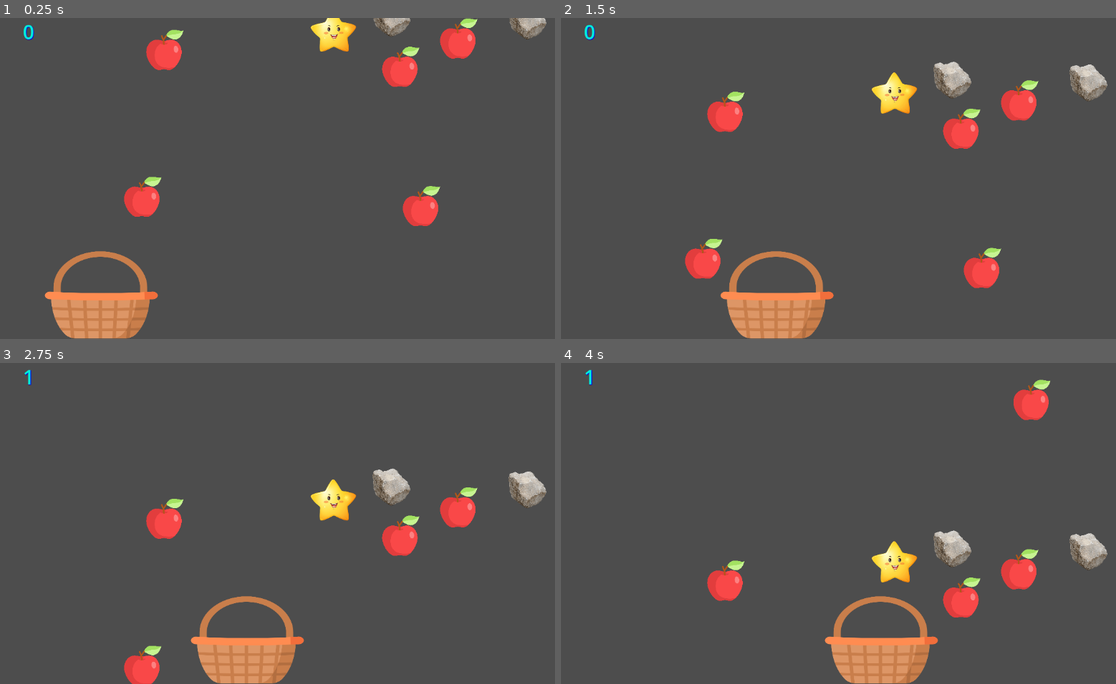
Above: before the commit, frames 1-4 (two rows, left to right).
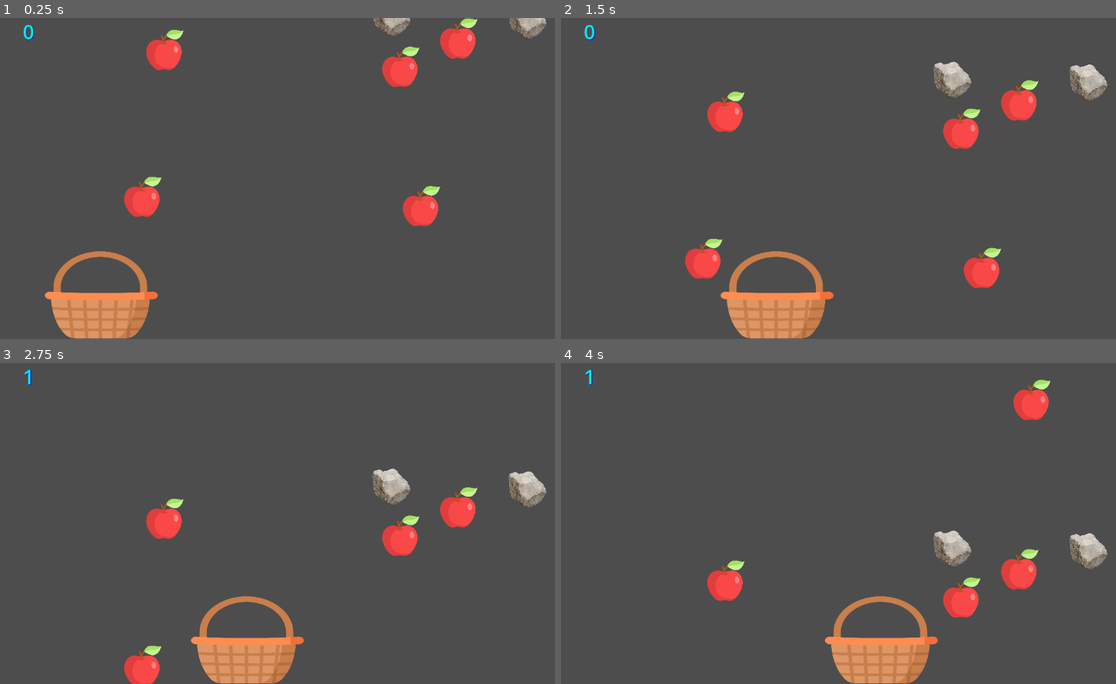
Above: after the commit, the same moments.

Repository: KhanakKRDS/apple_basket_2025
Game: Godot game, scene res://better_apples.tscn
The game is run twice, just before and just after one commit, with the same random seed, the same clock (stepped at 60 frames per second) and the same inputs.
Inputs:
- Up to frame 1 (0.25 s): no input
- Up to frame 2 (1.5 s): hold Right 0.53-1.28 s; hold Left from 1.28 s (still down)
- Up to frame 3 (2.75 s): release Left at 2.03 s; hold Right from 2.03 s (still down)
- Up to frame 4 (4 s): release Right at 3.53 s; hold Left from 3.53 s (still down)

The runs differ from the first frame. In frame 1, 0.6% of the frame differs, in the area x 56-65%, y 0-11%; in frame 2, 0.6%; in frame 3, 0.6%, in the area x 56-65%, y 36-50%; in frame 4, 0.6%.
Error after the commit: Invalid assignment of property or key 'visible' with value of type 'bool' on a base object of type 'int'. (res://star.gd:18)

Commit message:
still working on star visibility in every 60s

Diff:
--- a/apple-catcher/apple.gd
+++ b/apple-catcher/apple.gd
@@ -40,6 +40,7 @@
 
 			#apple's position and initial velocity
 			apple.position = Vector2(randf_range(min_x, max_x), randf_range(0,600))
+			print(apple.position)
 			apple.velocity = Vector2(0, 200)
 
 			#connecting to increase the score
--- a/apple-catcher/star.gd
+++ b/apple-catcher/star.gd
@@ -5,8 +5,9 @@
 var num_stars = 1 #number of stars visible on screen at a time
 var new_stars = [] # stores sll the new stars made
 var star = 0
+#var power_up = new_stars[0]
 @onready var timer: Timer = $Timer # 30s timer
-@onready var power_up: Sprite2D = $star_image # power up star
+#@onready var power_up: Sprite2D = $star_image # power up star
 
 
 func _ready():
@@ -14,8 +15,8 @@
 	timer.wait_time = 60
 	timer.start()
 	timer.timeout.connect(_on_timer_timeout)
-	power_up.visible = false # starts with false
-	power_up.position = Vector2(randf_range(min_x, max_x), 0)
+	star.visible = false # starts with false
+	star.position = Vector2(randf_range(min_x, max_x), 0)
 
 
 func _physics_process(delta: float) -> void:
@@ -27,7 +28,6 @@
 		#if star.position.y >648:
 			#star.position.x = randf_range(min_x, max_x)
 			#star.position.y = 0
-
 
 func _multiple_stars(num_stars):
 	for i in range(num_stars):
@@ -47,7 +47,8 @@
 
 		#star's position and initial velocity
 		star.position = Vector2(randf_range(min_x, max_x), randf_range(0,600))
-		star.velocity = Vector2(0, 200)
+		star.visible = false
+		#star.velocity = Vector2(0, 200)
 
 		#add new star to the node scene
 		add_child(star)
@@ -56,10 +57,12 @@
 		var basket = get_node("basket")
 		star.connect("body_entered", Callable(basket, "_on_body_entered"))
 
-#visbility of the star(power up)
+#visbility of the star(power up)	add a for loop to make the array of each part visible
 func _on_timer_timeout() -> void:
-	power_up.position = Vector2(randf_range(min_x, max_x), 0)
-	power_up.visible = true
+	for star in star:
+		star.position = Vector2(randf_range(min_x, max_x), 0)
+		print("working")
+		star.visible = true
 
-	await get_tree().create_timer(5).timeout
-	power_up.visible = false
+		await get_tree().create_timer(5).timeout
+		star.visible = false
--- a/apple-catcher/stone.gd
+++ b/apple-catcher/stone.gd
@@ -1,4 +1,5 @@
 extends CharacterBody2D
+
 
 var min_x = 0 # position of stones
 var max_x = 1152 # position of stones
